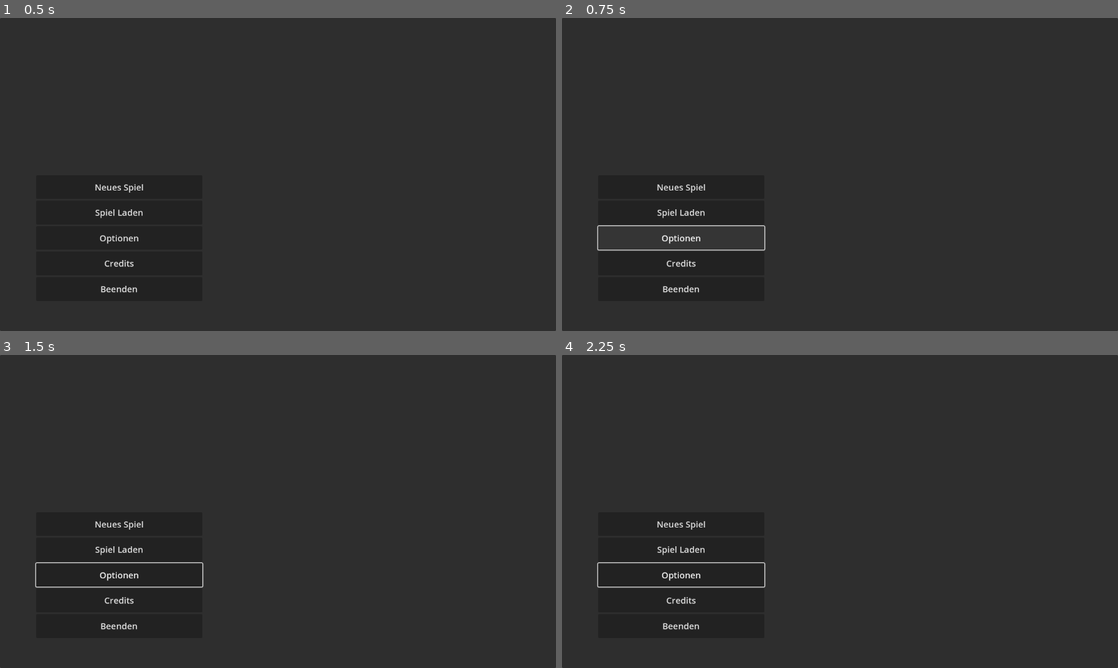
Above: before the commit, frames 1-4 (two rows, left to right).
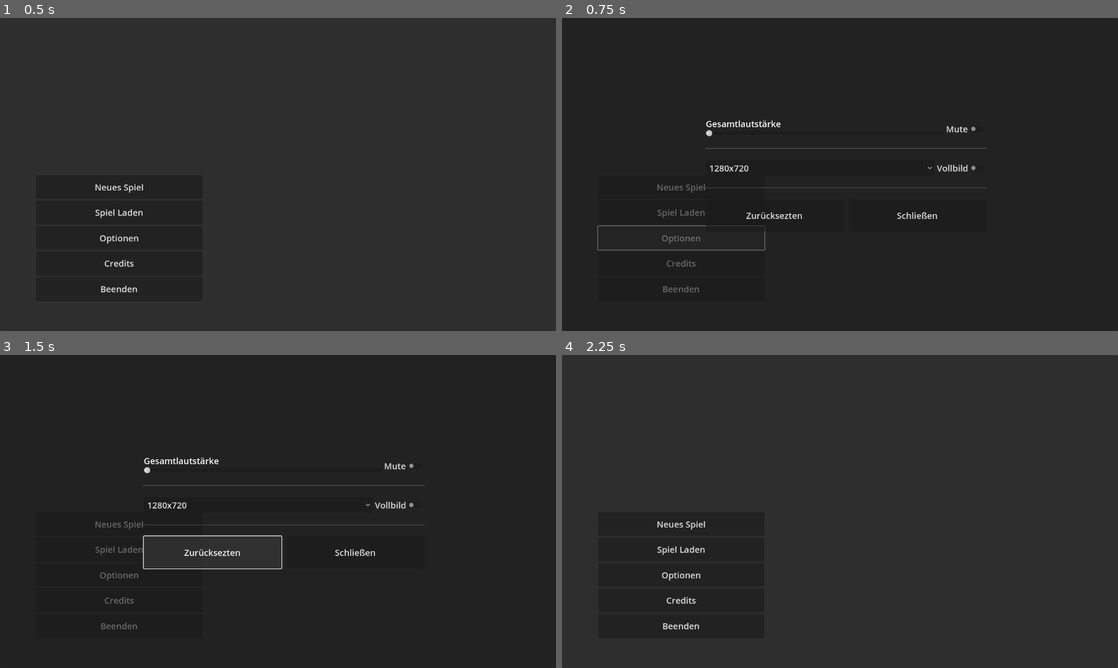
Above: after the commit, the same moments.

Repository: Shre1n/dont-forget
Game: Godot game, scene res://ui/menu.tscn
Two runs of this game, one before a commit and one after it. Both use one fixed random seed, a clock stepped at 60 frames per second and the inputs below.
Inputs (mouse positions are in pixels of both pictures, inside the frame that each line leads up to):
- Up to frame 1 (0.5 s): no input
- Up to frame 2 (0.75 s): click "Optionen" at 0.5 s
- Up to frame 3 (1.5 s): click (211, 552) at 1.25 s, where only the run after the commit has a clickable "Zurücksezten"
- Up to frame 4 (2.25 s): click (917, 552) at 2 s, where only the run after the commit has a clickable "Schließen"

Frame 1 is identical in both runs. In frame 2, 1.3% of the frame differs, in the area x 6-77%, y 32-88%; in frame 3, 1.5%; in frame 4, 0.3%.

Commit message:
V1.2.3
Navigation zum Options Menu und weg.
Mit esc da weg zu gehen fehlt noch.

Diff:
--- a/dont-forget/ui/menu.gd
+++ b/dont-forget/ui/menu.gd
@@ -18,7 +18,7 @@
 
 
 func _on_options_button_pressed():
-	pass # Replace with function body.
+	get_node("Options").show()
 
 
 func _on_credits_button_pressed():
--- a/dont-forget/ui/menu.tscn
+++ b/dont-forget/ui/menu.tscn
@@ -1,6 +1,7 @@
-[gd_scene load_steps=2 format=3 uid="uid://cqm7cwb02ir77"]
+[gd_scene load_steps=3 format=3 uid="uid://cqm7cwb02ir77"]
 
 [ext_resource type="Script" path="res://ui/menu.gd" id="1_myn0o"]
+[ext_resource type="PackedScene" uid="uid://cspyht3ytgvhx" path="res://ui/options.tscn" id="2_mc7cj"]
 
 [node name="Menu" type="Control"]
 layout_mode = 3
@@ -84,6 +85,9 @@
 theme_override_font_sizes/font_size = 20
 text = "Beenden"
 
+[node name="Options" parent="." instance=ExtResource("2_mc7cj")]
+layout_mode = 1
+
 [connection signal="pressed" from="Panel/Panel/VBoxContainer/Start_Button" to="." method="_on_start_button_pressed"]
 [connection signal="pressed" from="Panel/Panel/VBoxContainer/Load_Button" to="." method="_on_load_button_pressed"]
 [connection signal="pressed" from="Panel/Panel/VBoxContainer/Options_Button" to="." method="_on_options_button_pressed"]
--- /dev/null
+++ b/dont-forget/ui/options.gd
@@ -0,0 +1,12 @@
+extends Control
+
+
+func _ready():
+	hide()
+
+func _process(delta):
+	pass
+
+
+func _on_close_btn_pressed():
+	hide()
--- a/dont-forget/ui/options.tscn
+++ b/dont-forget/ui/options.tscn
@@ -1,4 +1,6 @@
-[gd_scene format=3 uid="uid://cspyht3ytgvhx"]
+[gd_scene load_steps=2 format=3 uid="uid://cspyht3ytgvhx"]
+
+[ext_resource type="Script" path="res://ui/options.gd" id="1_sxokr"]
 
 [node name="Options" type="Control"]
 layout_mode = 3
@@ -7,6 +9,7 @@
 anchor_bottom = 1.0
 grow_horizontal = 2
 grow_vertical = 2
+script = ExtResource("1_sxokr")
 
 [node name="Panel" type="Panel" parent="."]
 layout_mode = 1
@@ -108,8 +111,10 @@
 theme_override_font_sizes/font_size = 20
 text = "Zurücksezten"
 
-[node name="Button2" type="Button" parent="Panel/Panel/VBoxContainer/HSplitContainer3"]
+[node name="Close_Btn" type="Button" parent="Panel/Panel/VBoxContainer/HSplitContainer3"]
 layout_mode = 2
 size_flags_horizontal = 3
 theme_override_font_sizes/font_size = 20
 text = "Schließen"
+
+[connection signal="pressed" from="Panel/Panel/VBoxContainer/HSplitContainer3/Close_Btn" to="." method="_on_close_btn_pressed"]
